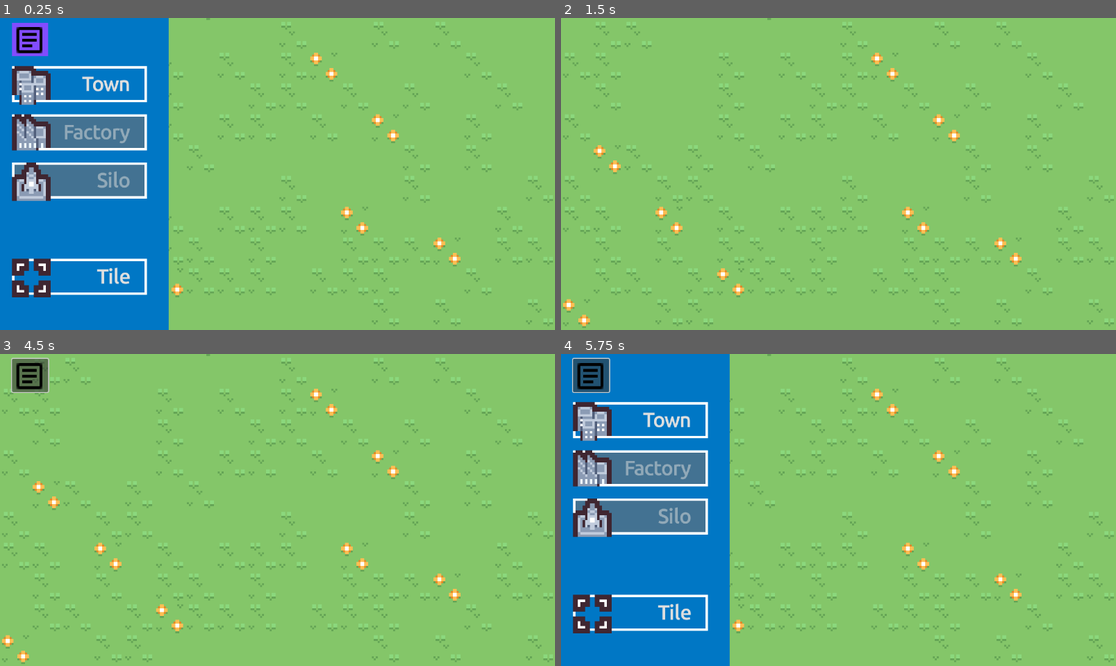
Above: before the commit, frames 1-4 (two rows, left to right).
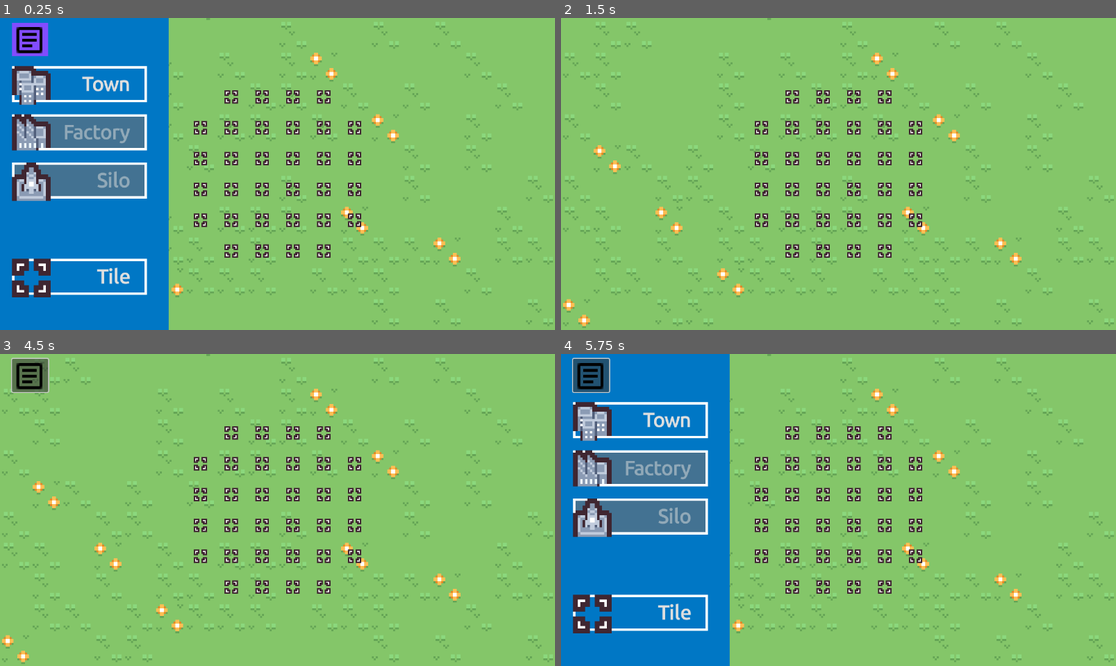
Above: after the commit, the same moments.

Repository: SpaceAgeX/TowerDefense
Game: Godot game, scene res://Main/Main.tscn
Same seed, same stepped clock (60 frames per second), same inputs: the game is played once before the commit and once after it.
Inputs (mouse positions are in pixels of both pictures, inside the frame that each line leads up to):
- Up to frame 1 (0.25 s): no input
- Up to frame 2 (1.5 s): click "Town" at 0.5 s; tap Enter at 1.25 s; move the mouse to (760, 158) at 1.27 s; click (760, 158) at 1.35 s
- Up to frame 3 (4.5 s): tap Space at 2 s; move the mouse to (199, 525) at 2.02 s; right-click (199, 525) at 2.1 s; click "Tile" at 2.75 s; tap Enter at 3.5 s; move the mouse to (233, 463) at 3.52 s; click (233, 463) at 3.6 s; click (27, 375) at 4.25 s
- Up to frame 4 (5.75 s): click (588, 375) at 5 s

The runs differ from the first frame. In frame 1, 2.6% of the frame differs, in the area x 34-66%, y 23-77%; in frame 2, 2.6%; in frame 3, 2.6%; in frame 4, 2.6%.

Commit message:
Adds Indicator of placeable tiles

Diff:
--- a/BuildTile/Build_tile.tscn
+++ b/BuildTile/Build_tile.tscn
@@ -11,6 +11,10 @@
 scale = Vector2(0.9, 0.9)
 script = ExtResource("1_cv8ei")
 
+[node name="Indicator" type="Sprite2D" parent="."]
+scale = Vector2(0.5, 0.5)
+texture = ExtResource("2_forbi")
+
 [node name="Buildings" type="Sprite2D" parent="."]
 texture_filter = 1
 texture = ExtResource("2_bq558")
@@ -21,9 +25,5 @@
 [node name="CollisionShape2D" type="CollisionShape2D" parent="Area2D"]
 shape = SubResource("RectangleShape2D_fwuyg")
 
-[node name="PlaceableSprite" type="Sprite2D" parent="."]
-visible = false
-texture = ExtResource("2_forbi")
-
 [connection signal="mouse_entered" from="Area2D" to="." method="_on_area_2d_mouse_entered"]
 [connection signal="mouse_exited" from="Area2D" to="." method="_on_area_2d_mouse_exited"]
Not shown, added: Main/Mai5FF8.tmp
Not shown, added: Main/Mai6CEF.tmp
Not shown, added: Main/MaiF971.tmp
